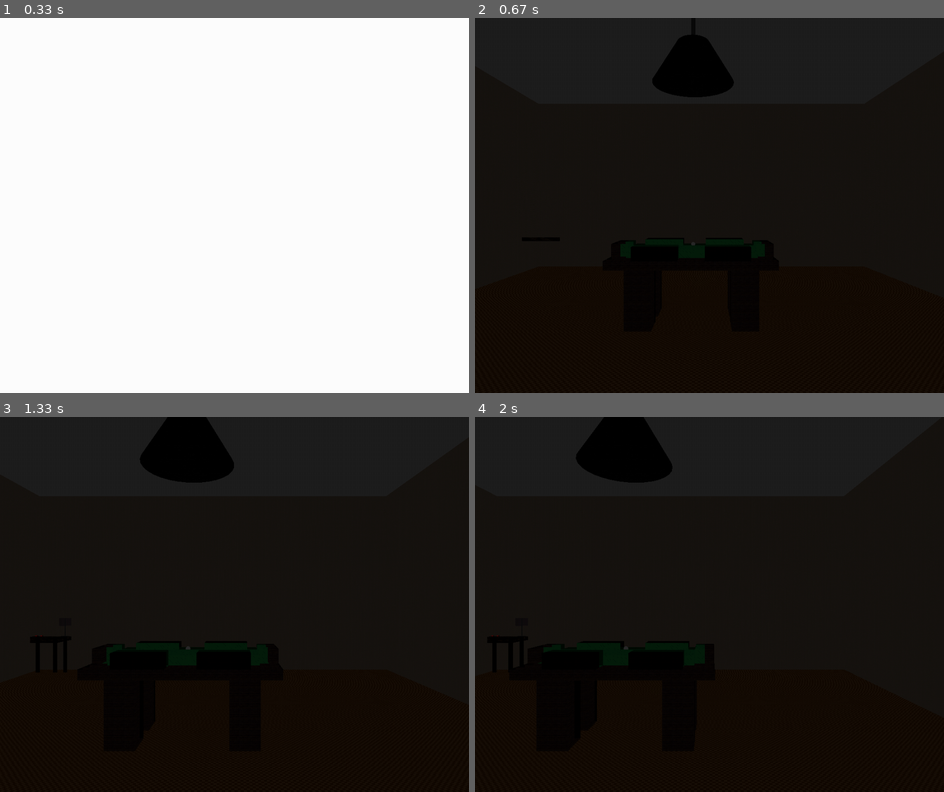
Above: before the commit, frames 1-4 (two rows, left to right).
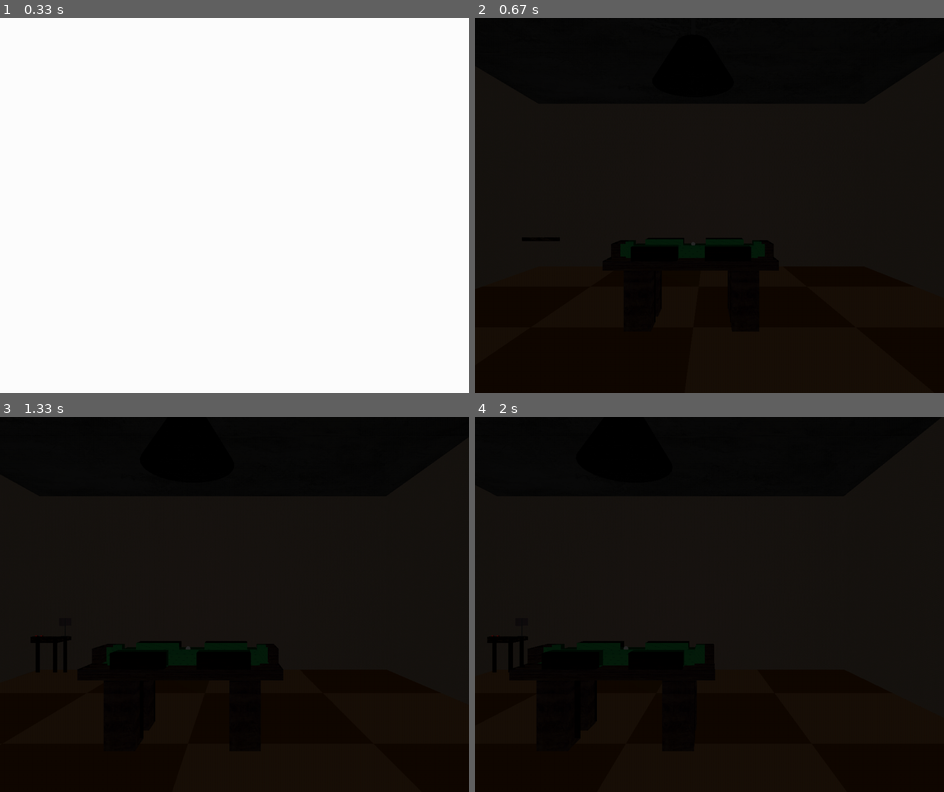
Above: after the commit, the same moments.

Repository: mikepmerritt/graphics-project-3
Game: pygame game, started from interactive_scene_pygame.py
Two runs of this game, one before a commit and one after it. Both use one fixed random seed, a clock stepped at 60 frames per second and the inputs below.
Inputs:
- Up to frame 1 (0.33 s): no input
- Up to frame 2 (0.67 s): hold D from 0.33 s (still down)
- Up to frame 3 (1.33 s): release D at 0.8 s; hold W 0.83-1.3 s
- Up to frame 4 (2 s): hold D 1.33-1.8 s; hold A from 1.83 s (still down)

Frame 1 is identical in both runs. In frame 2, 0.7% of the frame differs, in the area x 0-100%, y 0-23%; in frame 3, 0.7%; in frame 4, 0.7%.

Commit message:
updated walls and ceiling to use planes

Diff:
--- a/interactive_scene_pygame.py
+++ b/interactive_scene_pygame.py
@@ -39,6 +39,7 @@
 # textures
 floor_texture = None
 wall_texture = None
+ceiling_texture = None
 table_top_texture = None
 table_support_texture = None
 lamp_support_texture = None
@@ -184,7 +185,7 @@
     # quadrics
     global tube, ball, disk
     # textures
-    global dice_texture_1, dice_texture_2, dice_texture_3, dice_texture_4, dice_texture_5, dice_texture_6, floor_texture, wall_texture, table_support_texture, table_top_texture, lamp_support_texture, lamp_head_texture, aluminum_light_texture, aluminum_dark_texture, felt_texture
+    global dice_texture_1, dice_texture_2, dice_texture_3, dice_texture_4, dice_texture_5, dice_texture_6, floor_texture, wall_texture, ceiling_texture, table_support_texture, table_top_texture, lamp_support_texture, lamp_head_texture, aluminum_light_texture, aluminum_dark_texture, felt_texture
 
     # pygame setup
     pygame.init()
@@ -195,6 +196,7 @@
 
     # loading / generating textures
     wall_texture = load_texture("wall.jpg", 512)
+    ceiling_texture = load_texture("Concrete_texture.jpg", 1024)
     table_top_texture = load_texture("table_top.jpg", 512)
     table_support_texture = load_texture("table_support.jpg", 512)
     lamp_support_texture = load_texture("lamp_support.jpg", 512)
@@ -465,9 +467,9 @@
 def draw_objects():
     glPushMatrix()
     # TODO: add function calls here
-    draw_floor(0, 0, 0, 80, 80, 4, 4)
-    draw_walls()
-    draw_ceiling()
+    draw_floor(0, 0, 0, 80, 80, 10, 10)
+    draw_walls(0, 0, 0, 80, 40, 10, 5)
+    draw_ceiling(0, 40, 0, 80, 80, 10, 10)
     draw_side_table(-35, 0, -34)
     draw_desk_lamp(-32, 8, -36)
     draw_dice(-37, 8.22, -34)
@@ -481,71 +483,61 @@
 # Scene-drawing functions
 #=======================================
 
-# draws the floor
+# draws the floor using a textured plane
 def draw_floor(center_x, y, center_z, x_dim, z_dim, x_slices, z_slices):
+    set_floor_material(GL_FRONT)
+
     glPushMatrix()
     glTranslatef(center_x - x_dim / 2, y, center_z + z_dim / 2)
     glRotatef(-90, 1, 0, 0)
-
-    set_floor_material(GL_FRONT)
     draw_textured_plane(x_dim, z_dim, x_slices, z_slices, floor_texture)
-
-    glPopMatrix()
-
-def draw_wall(start_x, start_z, end_x, end_z, height, normal):
-    glBegin(GL_QUADS)
-    glNormal3f(*normal)
-    glTexCoord2f(0, 0)
-    glVertex3f(start_x, 0, start_z)
-    glTexCoord2f(4, 0)
-    glVertex3f(end_x, 0, end_z)
-    glTexCoord2f(4, 2)
-    glVertex3f(end_x, height, end_z)
-    glTexCoord2f(0, 2)
-    glVertex3f(start_x, height, start_z)
-    glEnd()
-
-def draw_walls():
-    glPushMatrix()
-
-    glBindTexture(GL_TEXTURE_2D, wall_texture)
-    glTexEnvf(GL_TEXTURE_ENV, GL_TEXTURE_ENV_MODE, GL_MODULATE)
-    glHint(GL_PERSPECTIVE_CORRECTION_HINT, GL_NICEST)
-    glTexParameteri(GL_TEXTURE_2D, GL_TEXTURE_WRAP_S, GL_REPEAT)
-    glTexParameteri(GL_TEXTURE_2D, GL_TEXTURE_WRAP_T, GL_REPEAT)
-    glTexParameteri(GL_TEXTURE_2D, GL_TEXTURE_MAG_FILTER, GL_NEAREST)
-    glTexParameteri(GL_TEXTURE_2D, GL_TEXTURE_MIN_FILTER, GL_NEAREST)
-
-    glEnable(GL_TEXTURE_2D)
-
-    height = 40
+    # glTranslatef(0, 0, 1); gluSphere(ball, 0.25, 16, 16) # Normal check
+    glPopMatrix()
+
+# draws a square room using textured planes
+def draw_walls(center_x, y, center_z, length, height, l_slices, h_slices):
     set_wall_material(GL_FRONT)
-    draw_wall(-40, -40, 40, -40, height, (0, 0, 1))
-    draw_wall(40, -40, 40, 40, height, (-1, 0, 0))
-    draw_wall(-40, 40, -40, -40, height, (1, 0, 0))
-    draw_wall(40, 40, -40, 40, height, (0, 0, -1))
-
-    glDisable(GL_TEXTURE_2D)
-    glPopMatrix()
-
-def draw_ceiling():
-    glPushMatrix()
-
-    set_wall_material(GL_FRONT)
-
-    glBegin(GL_QUADS)
-    glNormal3f(0, -1, 0)
-    glTexCoord2f(0, 0)
-    glVertex3f(-40, 40, -40)
-    glTexCoord2f(4, 0)
-    glVertex3f(40, 40, -40)
-    glTexCoord2f(4, 4)
-    glVertex3f(40, 40, 40)
-    glTexCoord2f(0, 4)
-    glVertex3f(-40, 40, 40)
-    glEnd()
-
-    glDisable(GL_TEXTURE_2D)
+
+    # Draw side 1 backward-facing wall on xy-plane (opposite player)
+    glPushMatrix()
+    glTranslatef(center_x - length / 2, y, center_z - length / 2)
+    draw_textured_plane(length, height, l_slices, h_slices, wall_texture)
+    # glTranslatef(0, 0, 1); gluSphere(ball, 0.25, 16, 16) # Normal check
+    glPopMatrix()
+
+    # Draw side 2 forward-facing wall on xy-plane (behind player)
+    glPushMatrix()
+    glRotate(180, 0, 1, 0)
+    glTranslatef(center_x - length / 2, y, center_z - length / 2)
+    draw_textured_plane(length, height, l_slices, h_slices, wall_texture)
+    # glTranslatef(0, 0, 1); gluSphere(ball, 0.25, 16, 16) # Normal check
+    glPopMatrix()
+
+    # Draw side 3 right-facing wall on yz-plane (left of player)
+    glPushMatrix()
+    glRotate(90, 0, 1, 0)
+    glTranslatef(center_z - length / 2, y, center_x - length / 2)
+    draw_textured_plane(length, height, l_slices, h_slices, wall_texture)
+    # glTranslatef(0, 0, 1); gluSphere(ball, 0.25, 16, 16) # Normal check
+    glPopMatrix()
+
+    # Draw side 4 left-facing wall on yz-plane (right of player)
+    glPushMatrix()
+    glRotate(270, 0, 1, 0)
+    glTranslatef(center_z - length / 2, y, center_x - length / 2)
+    draw_textured_plane(length, height, l_slices, h_slices, wall_texture)
+    # glTranslatef(0, 0, 1); gluSphere(ball, 0.25, 16, 16) # Normal check
+    glPopMatrix()
+
+# draws the ceiling using a textured plane facing down
+def draw_ceiling(center_x, y, center_z, x_dim, z_dim, x_slices, z_slices):
+    set_ceiling_material(GL_FRONT)
+
+    glPushMatrix()
+    glTranslatef(center_x - x_dim / 2, y, center_z - z_dim / 2)
+    glRotatef(90, 1, 0, 0)
+    draw_textured_plane(x_dim, z_dim, x_slices, z_slices, ceiling_texture)
+    # glTranslatef(0, 0, 1); gluSphere(ball, 0.25, 16, 16) # Normal check
     glPopMatrix()
 
 def draw_table_top(width, length):
@@ -942,14 +934,14 @@
         glBegin(GL_TRIANGLE_STRIP)
         cx = 0
         for i in range(x_slices):
-            glTexCoord2f(cx, y+dy)
+            glTexCoord2f(cx/x_size, (y+dy)/y_size)
             glVertex3f(cx, y+dy, 0)
-            glTexCoord2f(cx, y)
+            glTexCoord2f(cx/x_size, y/y_size)
             glVertex3f(cx, y, 0)
             cx += dx
-        glTexCoord2f(x_size, y+dy)
+        glTexCoord2f(1, (y+dy)/y_size)
         glVertex3f(x_size, y+dy, 0)
-        glTexCoord2f(x_size, y)
+        glTexCoord2f(1, y/y_size)
         glVertex3f(x_size, y, 0)
         glEnd()
         y += dy
@@ -1123,7 +1115,14 @@
     glMaterialfv(face, GL_SPECULAR, [0.0, 0.0, 0.0, 1.0])
     glMaterialf(face, GL_SHININESS, 0.0)
 
-# helper method to set the material properties for the checkerboard floor
+# helper method to set the material properties for the walls
+def set_ceiling_material(face):
+    glMaterialfv(face, GL_AMBIENT, [0.2, 0.2, 0.2, 1.0])
+    glMaterialfv(face, GL_DIFFUSE, [0.6, 0.6, 0.6, 1.0])
+    glMaterialfv(face, GL_SPECULAR, [0.1, 0.1, 0.1, 1.0])
+    glMaterialf(face, GL_SHININESS, 10.0)
+
+# helper method to set the material properties for the felt
 # TODO: double check values
 def set_felt_material(face):
     glMaterialfv(face, GL_AMBIENT, [0.5, 0.5, 0.5, 1.0])
Binary file added: Concrete_texture.jpg
Not shown, changed: README.md
